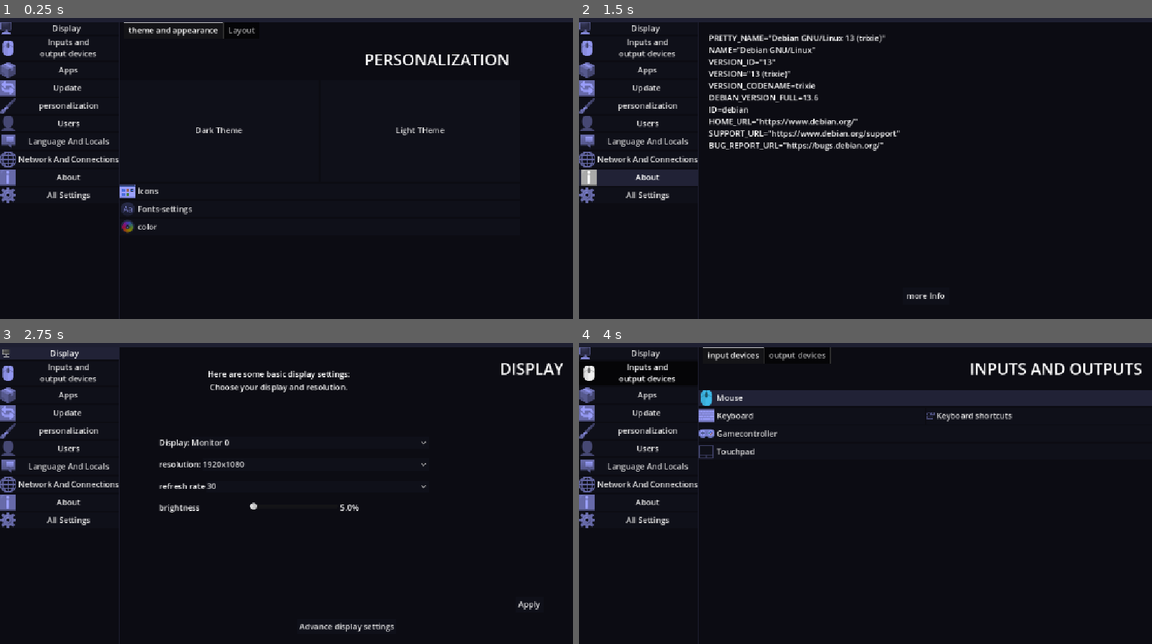
Above: before the commit, frames 1-4 (two rows, left to right).
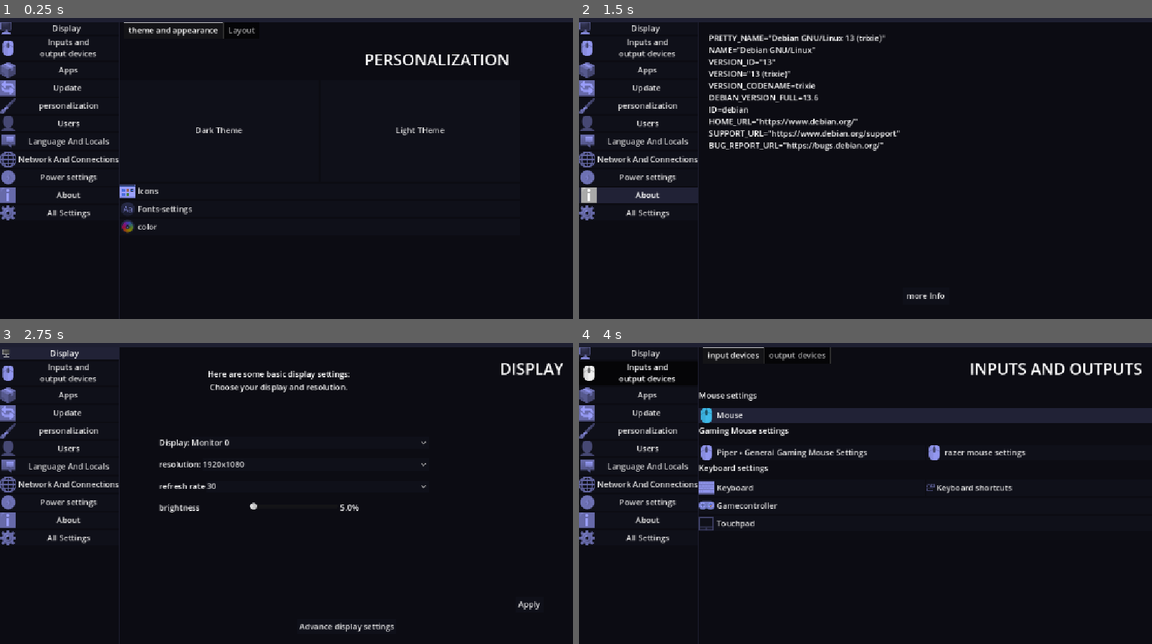
Above: after the commit, the same moments.

Repository: KAINAT-OS/K-SETTINGS
Game: Godot game, scene res://theme_main.tscn
The game is run twice, just before and just after one commit, with the same random seed, the same clock (stepped at 60 frames per second) and the same inputs.
Inputs:
- Up to frame 1 (0.25 s): no input
- Up to frame 2 (1.5 s): click "About" (after the commit: "Power settings") at 0.5 s; click "About" at 1.25 s
- Up to frame 3 (2.75 s): click "Display" at 2 s
- Up to frame 4 (4 s): click "Inputs and output devices" at 2.75 s; click "Mouse" at 3.5 s

The runs differ from the first frame. In frame 1, 0.6% of the frame differs, in the area x 0-17%, y 50-68%; in frame 2, 2.4%; in frame 3, 0.6%; in frame 4, 11%, in the area x 0-100%, y 15-68%.
Error in both runs: Invalid assignment of property or key 'value' with value of type 'Nil' on a base object of type 'HSlider'. (res://Display-control.gd:25)

Commit message:
jhgjkashg

Diff:
--- a/binary-settings/PANEL-MANAGER.gd
+++ b/binary-settings/PANEL-MANAGER.gd
@@ -16,6 +16,7 @@
 @onready var labelx: Label = %Labeld
 @onready var btn_language_and_locals: Button = %btn_Language_And_Locals
 @onready var btn_users: Button = %btn_Users
+@onready var btn_about: Button = %btn_about
 
 var darktheme=load("res://dark_theme.tres")
 var lighttheme=load("res://light_theme.tres")
@@ -31,7 +32,7 @@
 	personalization.pressed.connect(show_panel.bind(panels[4]))
 	btn_language_and_locals.pressed.connect(show_panel.bind(panels[5]))
 	button_8.pressed.connect(show_panel.bind(panels[6]))
-	button_9.pressed.connect(show_panel.bind(panels[7]))
+	btn_about.pressed.connect(show_panel.bind(panels[7]))
 	show_panel(panels[4])
 	sa_dark.connect("toggled", Callable(self,"save_variable"))
 	btn_User.pressed.connect(show_panel.bind(panels[8]))
@@ -141,3 +142,12 @@
 
 func _on_btn_spell_checking_2_pressed() -> void:
 	OS.execute("ibus-setup",[])
+
+
+func _on_btn_mouse_2_pressed() -> void:
+	OS.execute("bash",["-c","piper &"],[],true)
+
+
+
+func _on_btn_mouse_3_pressed() -> void:
+	OS.execute("check-razer",[])
--- /dev/null
+++ b/binary-settings/logos-and-icons/preferences-system-power-management.svg
@@ -0,0 +1,84 @@
+<?xml version="1.0" encoding="UTF-8" standalone="no"?>
+<!-- Created with Inkscape (http://www.inkscape.org/) -->
+
+<svg
+   width="32"
+   version="1.1"
+   height="32"
+   id="svg20"
+   sodipodi:docname="preferences-system-power-management.svg"
+   inkscape:version="1.2.2 (b0a8486541, 2022-12-01)"
+   xmlns:inkscape="http://www.inkscape.org/namespaces/inkscape"
+   xmlns:sodipodi="http://sodipodi.sourceforge.net/DTD/sodipodi-0.dtd"
+   xmlns:xlink="http://www.w3.org/1999/xlink"
+   xmlns="http://www.w3.org/2000/svg"
+   xmlns:svg="http://www.w3.org/2000/svg">
+  <sodipodi:namedview
+     id="namedview22"
+     pagecolor="#ffffff"
+     bordercolor="#000000"
+     borderopacity="0.25"
+     inkscape:showpageshadow="2"
+     inkscape:pageopacity="0.0"
+     inkscape:pagecheckerboard="0"
+     inkscape:deskcolor="#d1d1d1"
+     showgrid="false"
+     inkscape:zoom="9.5183202"
+     inkscape:cx="50.376536"
+     inkscape:cy="4.360013"
+     inkscape:window-width="1863"
+     inkscape:window-height="1028"
+     inkscape:window-x="0"
+     inkscape:window-y="24"
+     inkscape:window-maximized="1"
+     inkscape:current-layer="layer1" />
+  <defs
+     id="defs5455">
+    <linearGradient
+       inkscape:collect="always"
+       id="linearGradient4227">
+      <stop
+         style="stop-color:#292c2f"
+         id="stop4229" />
+      <stop
+         offset="1"
+         style="stop-opacity:0"
+         id="stop4231" />
+    </linearGradient>
+    <linearGradient
+       inkscape:collect="always"
+       xlink:href="#linearGradient4227"
+       id="linearGradient4210"
+       y1="9"
+       x1="9.00001"
+       y2="23"
+       x2="23.00004"
+       gradientUnits="userSpaceOnUse" />
+  </defs>
+  <metadata
+     id="metadata5458" />
+  <g
+     inkscape:label="Capa 1"
+     inkscape:groupmode="layer"
+     id="layer1"
+     transform="matrix(1 0 0 1 -384.57143 -515.798)">
+    <rect
+       width="28.00001"
+       x="386.57144"
+       y="517.79797"
+       rx="14.00001"
+       height="28.00003"
+       style="fill:#b3b3b3"
+       id="rect4130" />
+    <path
+       style="fill:url(#linearGradient4210);opacity:0.2;fill-rule:evenodd"
+       id="path4193"
+       d="M 16 9 L 16 15 L 16.113281 15 L 16.113281 15.824219 L 12 17 L 15 20 L 15 21 L 15 23 L 21.050781 29.050781 C 22.688657 28.41963 24.171962 27.488934 25.443359 26.330078 C 25.445397 26.328221 25.447182 26.326077 25.449219 26.324219 C 26.140295 25.693564 26.76413 24.992976 27.316406 24.234375 C 27.319925 24.229542 27.324613 24.225541 27.328125 24.220703 C 27.332576 24.214577 27.335403 24.207306 27.339844 24.201172 C 27.460466 24.034463 27.585911 23.871486 27.699219 23.699219 L 27.679688 23.679688 C 28.082356 23.06778 28.453772 22.433376 28.757812 21.757812 L 16 9 z "
+       transform="matrix(1 0 0 1 384.57143 515.798)" />
+    <path
+       inkscape:connector-curvature="0"
+       style="fill:#cccccc;fill-rule:evenodd"
+       id="path4185"
+       d="m 400.57143,524.798 -4,8 3,0 0,6 4,-8 -3,0 0,-6 z" />
+  </g>
+</svg>
--- a/binary-settings/theme_main.tscn
+++ b/binary-settings/theme_main.tscn
@@ -13,6 +13,7 @@
 [ext_resource type="Texture2D" uid="uid://djqjb0wi6ptyd" path="res://language.png" id="9_f3uth"]
 [ext_resource type="Texture2D" uid="uid://dhfeiuq3m274e" path="res://network.png" id="10_8h8qr"]
 [ext_resource type="Texture2D" uid="uid://c2cdp3dadqbad" path="res://about.png" id="11_a2da7"]
+[ext_resource type="Texture2D" uid="uid://dkudmft38obeu" path="res://logos-and-icons/preferences-system-power-management.svg" id="11_s4ix2"]
 [ext_resource type="Texture2D" uid="uid://b2e6hs4fwv3ki" path="res://all-settings.png" id="12_s4ix2"]
 [ext_resource type="Script" uid="uid://cb1nu3t8ji7x5" path="res://Display-control.gd" id="13_vj7tl"]
 [ext_resource type="Script" uid="uid://c67jtsbqle46e" path="res://advance-display.gd" id="14_66uxi"]
@@ -185,6 +186,14 @@
 layout_mode = 2
 toggle_mode = true
 button_group = ExtResource("2_jqaei")
+text = "Power settings"
+icon = ExtResource("11_s4ix2")
+
+[node name="btn_about" type="Button" parent="main-panel/MarginContainer/HBoxContainer/settings-panel-margin/settings_panel/VBoxContainer"]
+unique_name_in_owner = true
+layout_mode = 2
+toggle_mode = true
+button_group = ExtResource("2_jqaei")
 text = "About"
 icon = ExtResource("11_a2da7")
 
@@ -340,7 +349,6 @@
 
 [node name="Inputs" type="PanelContainer" parent="main-panel/MarginContainer/HBoxContainer"]
 unique_name_in_owner = true
-visible = false
 layout_mode = 2
 size_flags_horizontal = 3
 
@@ -379,13 +387,72 @@
 grow_horizontal = 2
 grow_vertical = 2
 
-[node name="btn_Mouse" type="Button" parent="main-panel/MarginContainer/HBoxContainer/Inputs/TabContainer/input devices/VBoxContainer"]
-layout_mode = 2
-size_flags_vertical = 0
+[node name="mouse-label" type="Label" parent="main-panel/MarginContainer/HBoxContainer/Inputs/TabContainer/input devices/VBoxContainer"]
+layout_mode = 2
+text = "Mouse settings"
+
+[node name="Control" type="Control" parent="main-panel/MarginContainer/HBoxContainer/Inputs/TabContainer/input devices/VBoxContainer"]
+layout_mode = 2
+
+[node name="Control2" type="Control" parent="main-panel/MarginContainer/HBoxContainer/Inputs/TabContainer/input devices/VBoxContainer"]
+layout_mode = 2
+
+[node name="VBoxContainer" type="VBoxContainer" parent="main-panel/MarginContainer/HBoxContainer/Inputs/TabContainer/input devices/VBoxContainer"]
+layout_mode = 2
+
+[node name="btn_Mouse" type="Button" parent="main-panel/MarginContainer/HBoxContainer/Inputs/TabContainer/input devices/VBoxContainer/VBoxContainer"]
+layout_mode = 2
+size_flags_vertical = 2
 text = "Mouse"
 icon = ExtResource("4_q8tmx")
 alignment = 0
 script = ExtResource("15_3526b")
+metadata/_edit_use_anchors_ = true
+
+[node name="mouse-label" type="Label" parent="main-panel/MarginContainer/HBoxContainer/Inputs/TabContainer/input devices/VBoxContainer/VBoxContainer"]
+layout_mode = 2
+size_flags_horizontal = 0
+text = "Gaming Mouse settings"
+
+[node name="Control2" type="Control" parent="main-panel/MarginContainer/HBoxContainer/Inputs/TabContainer/input devices/VBoxContainer/VBoxContainer"]
+layout_mode = 2
+
+[node name="Control3" type="Control" parent="main-panel/MarginContainer/HBoxContainer/Inputs/TabContainer/input devices/VBoxContainer/VBoxContainer"]
+layout_mode = 2
+
+[node name="Control4" type="Control" parent="main-panel/MarginContainer/HBoxContainer/Inputs/TabContainer/input devices/VBoxContainer/VBoxContainer"]
+layout_mode = 2
+
+[node name="HBoxContainer" type="HBoxContainer" parent="main-panel/MarginContainer/HBoxContainer/Inputs/TabContainer/input devices/VBoxContainer/VBoxContainer"]
+layout_mode = 2
+
+[node name="btn_Mouse2" type="Button" parent="main-panel/MarginContainer/HBoxContainer/Inputs/TabContainer/input devices/VBoxContainer/VBoxContainer/HBoxContainer"]
+layout_mode = 2
+size_flags_horizontal = 3
+size_flags_vertical = 0
+text = "Piper • General Gaming Mouse Settings"
+icon = ExtResource("4_q8tmx")
+alignment = 0
+script = ExtResource("15_3526b")
+
+[node name="btn_Mouse3" type="Button" parent="main-panel/MarginContainer/HBoxContainer/Inputs/TabContainer/input devices/VBoxContainer/VBoxContainer/HBoxContainer"]
+layout_mode = 2
+size_flags_horizontal = 3
+size_flags_vertical = 0
+text = "razer mouse settings"
+icon = ExtResource("4_q8tmx")
+alignment = 0
+script = ExtResource("15_3526b")
+
+[node name="keyboard-label2" type="Label" parent="main-panel/MarginContainer/HBoxContainer/Inputs/TabContainer/input devices/VBoxContainer"]
+layout_mode = 2
+text = "Keyboard settings"
+
+[node name="Control3" type="Control" parent="main-panel/MarginContainer/HBoxContainer/Inputs/TabContainer/input devices/VBoxContainer"]
+layout_mode = 2
+
+[node name="Control4" type="Control" parent="main-panel/MarginContainer/HBoxContainer/Inputs/TabContainer/input devices/VBoxContainer"]
+layout_mode = 2
 
 [node name="HBoxContainer" type="HBoxContainer" parent="main-panel/MarginContainer/HBoxContainer/Inputs/TabContainer/input devices/VBoxContainer"]
 layout_mode = 2
@@ -909,6 +976,7 @@
 
 [node name="Language_And_Locals" type="PanelContainer" parent="main-panel/MarginContainer/HBoxContainer"]
 unique_name_in_owner = true
+visible = false
 layout_mode = 2
 size_flags_horizontal = 3
 mouse_filter = 1
@@ -1219,7 +1287,9 @@
 [connection signal="pressed" from="main-panel/MarginContainer/HBoxContainer/settings-panel-margin/settings_panel/VBoxContainer/Button10" to="main-panel/MarginContainer" method="_on_button_10_pressed"]
 [connection signal="pressed" from="main-panel/MarginContainer/HBoxContainer/Display/MarginContainer/Control/all settings" to="main-panel/MarginContainer/HBoxContainer/Display/MarginContainer/Control/all settings" method="_on_pressed"]
 [connection signal="value_changed" from="main-panel/MarginContainer/HBoxContainer/Display/MarginContainer/Control/VBoxContainer/BRIGTHNESS/HSlider" to="main-panel/MarginContainer/HBoxContainer/Display/MarginContainer/Control" method="_on_h_slider_value_changed"]
-[connection signal="pressed" from="main-panel/MarginContainer/HBoxContainer/Inputs/TabContainer/input devices/VBoxContainer/btn_Mouse" to="main-panel/MarginContainer/HBoxContainer/Inputs/TabContainer/input devices/VBoxContainer/btn_Mouse" method="_on_pressed"]
+[connection signal="pressed" from="main-panel/MarginContainer/HBoxContainer/Inputs/TabContainer/input devices/VBoxContainer/VBoxContainer/btn_Mouse" to="main-panel/MarginContainer/HBoxContainer/Inputs/TabContainer/input devices/VBoxContainer/VBoxContainer/btn_Mouse" method="_on_pressed"]
+[connection signal="pressed" from="main-panel/MarginContainer/HBoxContainer/Inputs/TabContainer/input devices/VBoxContainer/VBoxContainer/HBoxContainer/btn_Mouse2" to="main-panel/MarginContainer" method="_on_btn_mouse_2_pressed"]
+[connection signal="pressed" from="main-panel/MarginContainer/HBoxContainer/Inputs/TabContainer/input devices/VBoxContainer/VBoxContainer/HBoxContainer/btn_Mouse3" to="main-panel/MarginContainer" method="_on_btn_mouse_3_pressed"]
 [connection signal="pressed" from="main-panel/MarginContainer/HBoxContainer/Inputs/TabContainer/input devices/VBoxContainer/HBoxContainer/btn_keyboard" to="main-panel/MarginContainer/HBoxContainer/Inputs/TabContainer/input devices/VBoxContainer/HBoxContainer/btn_keyboard" method="_on_pressed"]
 [connection signal="pressed" from="main-panel/MarginContainer/HBoxContainer/Inputs/TabContainer/input devices/VBoxContainer/HBoxContainer/shortcuts" to="main-panel/MarginContainer" method="_on_shortcuts_pressed"]
 [connection signal="pressed" from="main-panel/MarginContainer/HBoxContainer/Inputs/TabContainer/input devices/VBoxContainer/btn_gamepad" to="main-panel/MarginContainer/HBoxContainer/Inputs/TabContainer/input devices/VBoxContainer/btn_gamepad" method="_on_pressed"]
Not shown, added: binary-settings/logos-and-icons/preferences-system-power-management.svg.import
Not shown: 1 places in binary-settings/theme_main.tscn that only renumber resources
Not shown, changed: binary-settings/Builds/linux/K-settings/DEBIAN/control
Not shown, added: binary-settings/Builds/linux/K-settings/usr/bin/check-razer
Not shown, changed: binary-settings/Builds/linux/K-settings/usr/bin/kainat-settings.x86_64
Not shown, added: binary-settings/Builds/linux/K-settings/usr/bin/razer-setup
